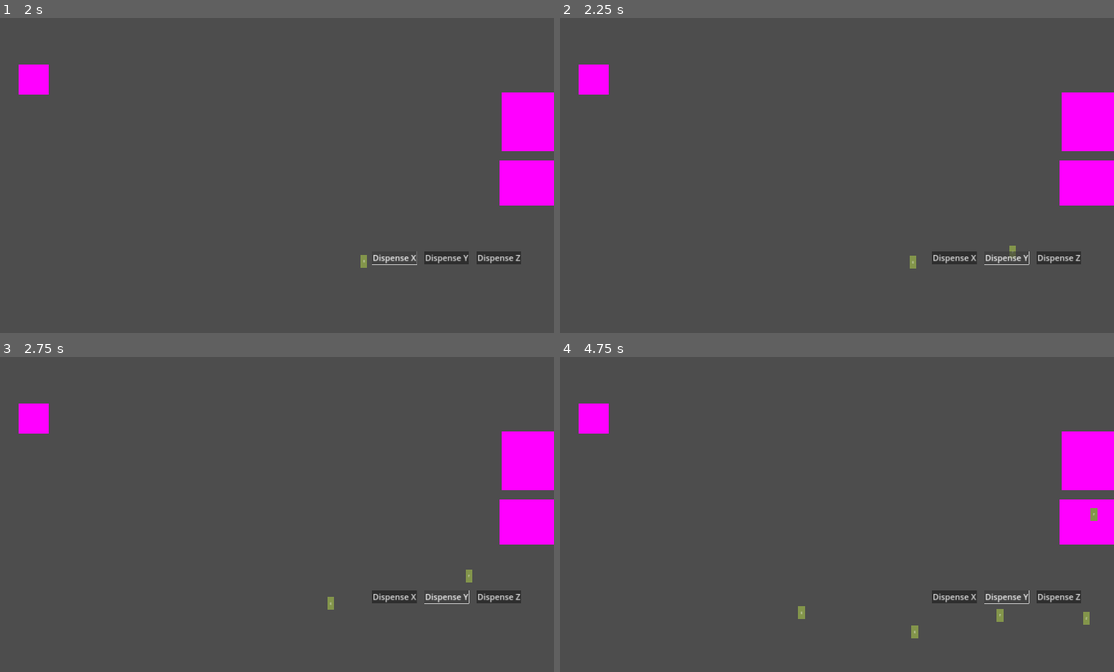
Above: before the commit, frames 1-4 (two rows, left to right).
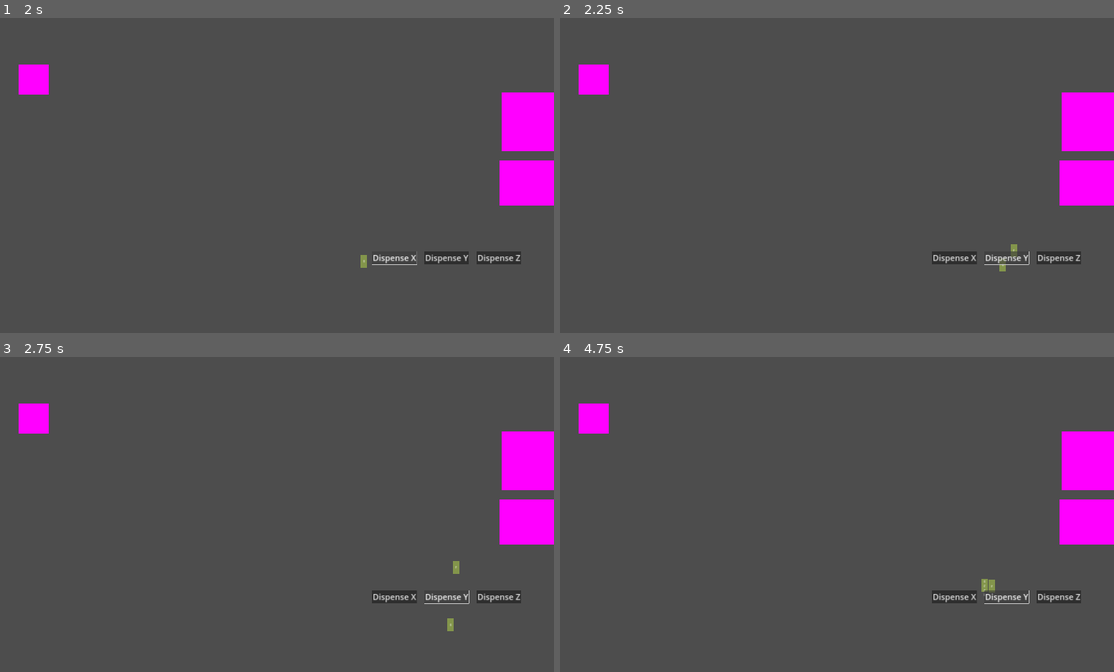
Above: after the commit, the same moments.

Repository: BoopEnthusiast/Cozy-Spring-Jam-2024
Game: Godot game, scene res://scenes/main_menu_screen.tscn
Same seed, same stepped clock (60 frames per second), same inputs: the game is played once before the commit and once after it.
Inputs:
- Up to frame 1 (2 s): click "Play" at 0.5 s; click "Dispense X" at 1.25 s
- Up to frame 2 (2.25 s): click "Dispense Y" at 2 s
- Up to frame 3 (2.75 s): no input
- Up to frame 4 (4.75 s): click "Dispense Z" at 2.75 s; click "Dispense X" at 3.5 s; click "Dispense Y" at 4.25 s

Frame 1 is identical in both runs. In frame 2, 0.1% of the frame differs, in the area x 63-83%, y 71-81%; in frame 3, 0.2%; in frame 4, 0.4%, in the area x 42-98%, y 47-90%.

Commit message:
moved the getting mouse down to main.gd

Diff:
--- a/scripts/lil_guy.gd
+++ b/scripts/lil_guy.gd
@@ -4,10 +4,9 @@
 const SPEED = 300.0
 
 var direction: Vector2
-var mouse_is_on := false
-var is_dragging := false
 var hunger_state: int = 0
 var genes: Array[String]
+var mouse_is_on := false
 
 @onready var label = $Label
 
@@ -16,30 +15,19 @@
 	direction = Vector2(randf() - 0.5, randf() - 0.5).normalized()
 	reset_gene_display()
 
-
-func _input(event):
-	if Input.is_action_just_pressed("click"):
-		if mouse_is_on and not Singleton.is_dragging:
-			is_dragging = true
-			Singleton.is_dragging = true
-	elif Input.is_action_just_released("click") and is_dragging:
-		Singleton.is_dragging = false
-		is_dragging = false
-
-
 func _physics_process(delta):
 	if is_on_wall():
 		direction = Vector2(randf() - 0.5, randf() - 0.5).normalized()
 
-	if not is_dragging:
+	if not Singleton.is_dragging:
 		velocity = direction * SPEED
-	elif is_dragging or hunger_state > 3:
+	elif Singleton.is_dragging or hunger_state > 3:
 		velocity = Vector2.ZERO
 		global_position = get_global_mouse_position()
 
 	move_and_slide()
 
-	if is_dragging and is_on_wall():
+	if Singleton.is_dragging and is_on_wall():
 		var collided_object = get_last_slide_collision().get_collider()
 		if collided_object is LilGuy:
 			collided_object.genes += genes
@@ -48,14 +36,11 @@
 			Singleton.is_dragging = false
 			queue_free()
 
-
 func _on_mouse_entered():
 	mouse_is_on = true
 
-
 func _on_mouse_exited():
 	mouse_is_on = false
-
 
 func _on_timer_timeout():
 	hunger_state += 1
--- a/scripts/main.gd
+++ b/scripts/main.gd
@@ -1,6 +1,12 @@
 extends Node2D
-
 
 # Called when the node enters the scene tree for the first time.
 func _enter_tree():
 	Singleton.main_node = self
+
+func _input(event):
+	if Input.is_action_just_pressed("click"):
+		if not Singleton.is_dragging:
+			Singleton.is_dragging = true
+	elif Input.is_action_just_released("click") and Singleton.is_dragging:
+		Singleton.is_dragging = false
